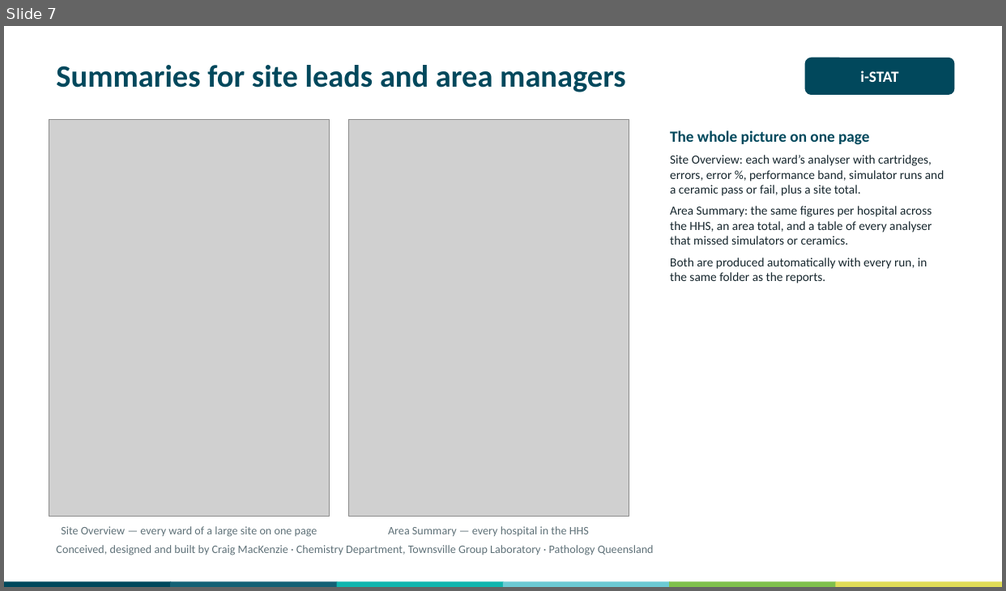
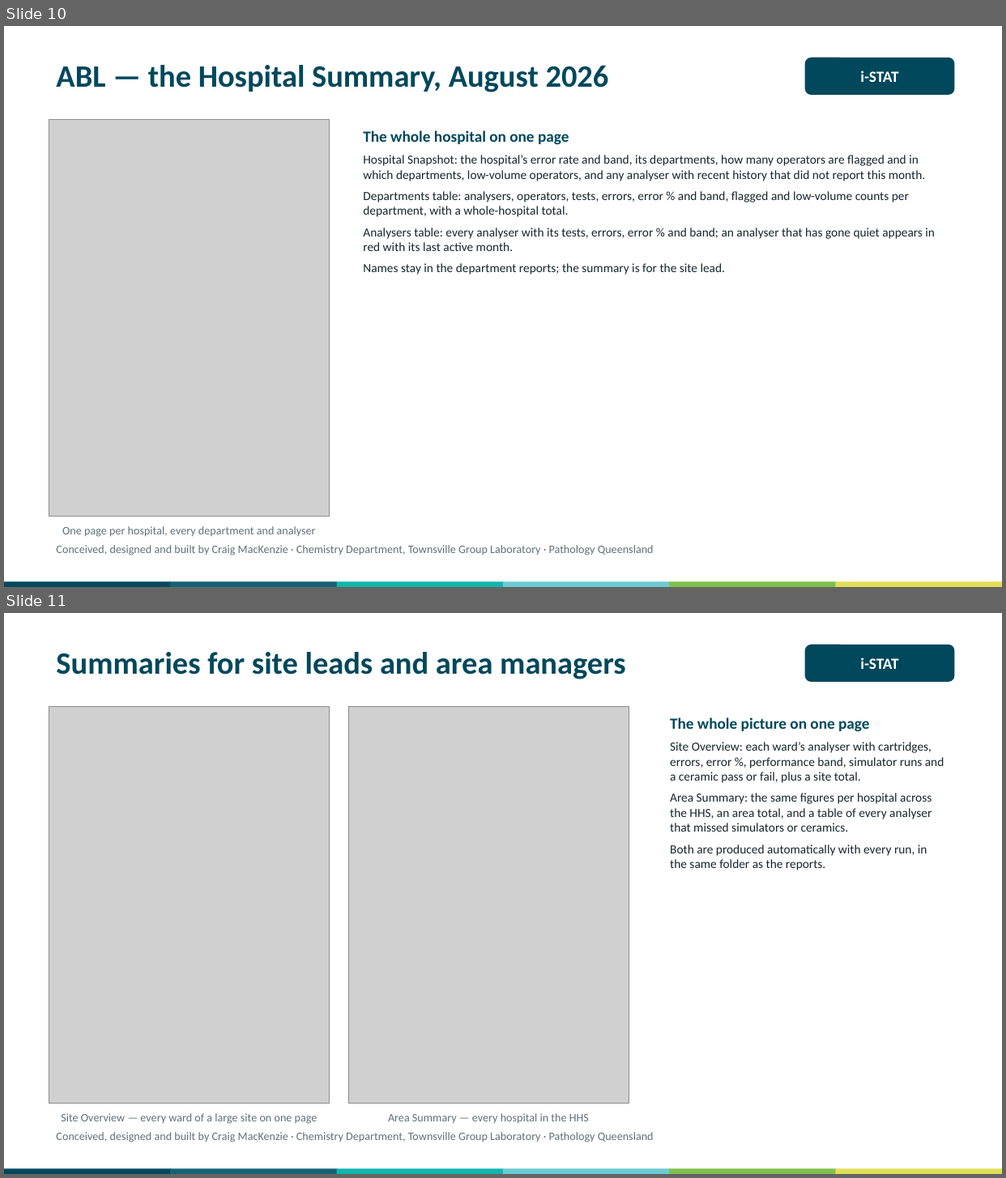
Before and after one commit to swornsealed/Report-app, a slide deck: PQ_Report_Generator_Overview_for_Managers.pptx. Shown one above the other, each under a label of ours: slide 7 before the commit, slides 10 and 11 after it. The pictures are 1006x591 and 1006x1178 pixels, drawn with LibreOffice and Linux fonts; fonts in the diff are those of the drawing; grey boxes stand for pictures. Boxes give left, top, right and bottom in pixels: in the first picture for what was removed or moved away, otherwise in the second. Text is boxed around its words. In the diff, an @@ line names an element or a change of style, - is before the commit and + after.

```diff
--- a/PQ_Report_Generator_Overview_for_Managers.pptx
+++ b/PQ_Report_Generator_Overview_for_Managers.pptx
@@ slide 10 added at (4,26,1002,587), background #FFFFFF @@
@@ text added at (56,65,609,92), 30 pt, text #01485C, bold @@
+ABL — the Hospital Summary, August 2026
@@ rounded rectangle added at (805,58,955,95), fill #01485C, 15 pt, text #FFFFFF, bold @@
+i-STAT
@@ picture added at (49,120,330,516) @@
@@ text added at (363,130,935,275), 12 pt, text #17272E @@
+The whole hospital on one page
+Hospital Snapshot: the hospital’s error rate and band, its departments, how many operators are flagged and in which departments, low-volume operators, and any analyser with recent history that did not report this month.
+Departments table: analysers, operators, tests, errors, error % and band, flagged and low-volume counts per department, with a whole-hospital total.
+Analysers table: every analyser with its tests, errors, error % and band; an analyser that has gone quiet appears in red with its last active month.
+Names stay in the department reports; the summary is for the site lead.
@@ text added at (62,527,316,537), 11 pt, text #5F7178 @@
+One page per hospital, every department and analyser
@@ text added at (56,545,654,556), 11 pt, text #5F7178 @@
+Conceived, designed and built by Craig MacKenzie · Chemistry Department, Townsville Group Laboratory · Pathology Queensland
@@ rectangle added at (4,582,171,587), fill #01485C @@
@@ rectangle added at (170,582,337,587), fill #146175 @@
@@ rectangle added at (336,582,503,587), fill #11B5AE @@
@@ rectangle added at (503,582,671,587), fill #6CCAD4 @@
@@ rectangle added at (670,582,837,587), fill #7FC04C @@
@@ rectangle added at (836,582,1002,587), fill #E1DD57 @@
@@ what was slide 7 is now slide 11 @@
```
Also in this commit, not shown: 1 slide changed, 3 other slides added, 9 other files.
